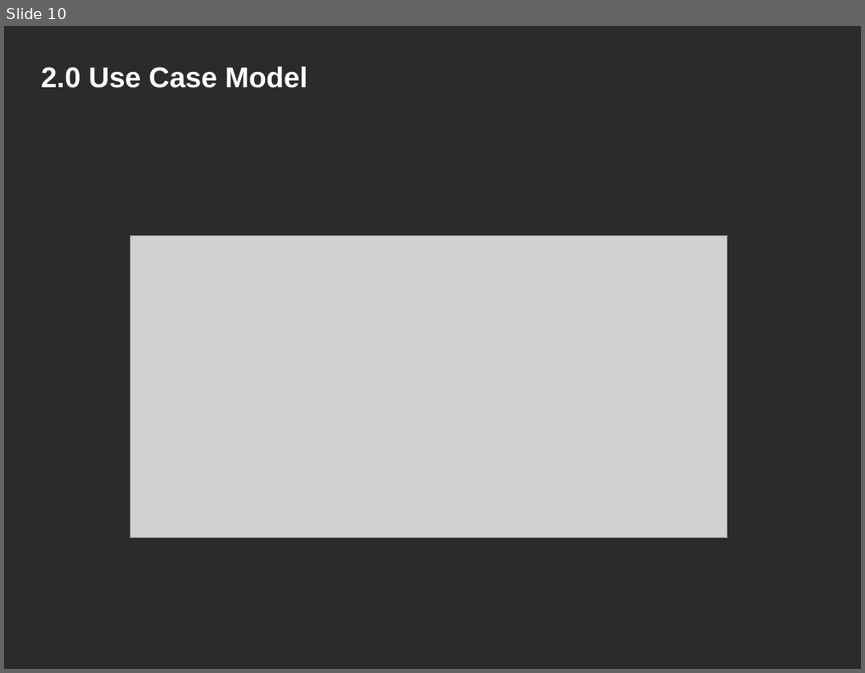
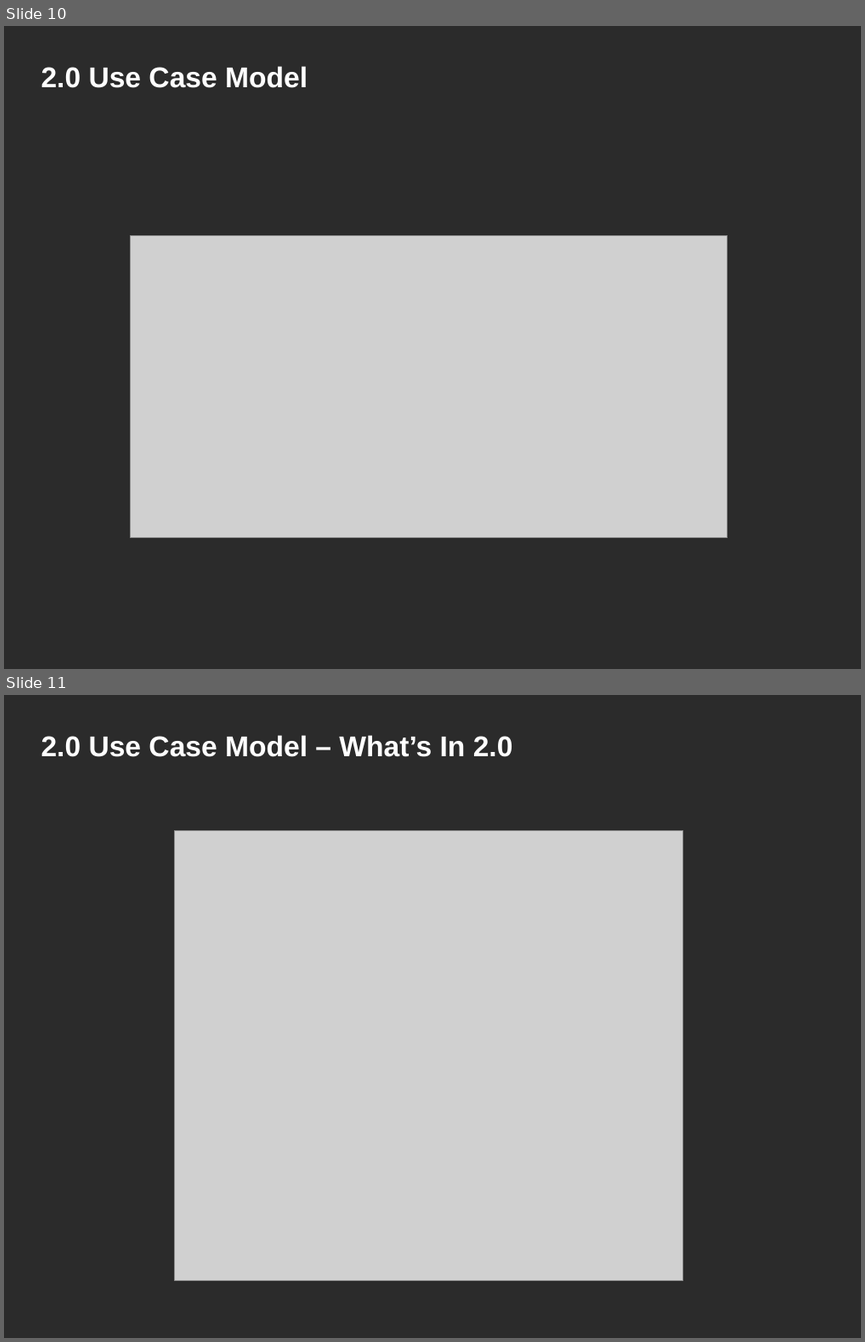
Before and after one commit to NCIP/caarray-docs, a slide deck: project_management/open_meetings/caArray User Community Meeting Sept 12.ppt. Shown one above the other, each under a label of ours: slide 10 before the commit, slides 10 and 11 after it. The pictures are 865x673 and 865x1342 pixels, drawn with LibreOffice and Linux fonts; fonts in the diff are those of the drawing; grey boxes stand for pictures; background and template pictures are left out; a plain dark background stands for a picture behind light text. Boxes give left, top, right and bottom in pixels: in the first picture for what was removed or moved away, otherwise in the second. Text is boxed around its words. In the diff, an @@ line names an element or a change of style, - is before the commit and + after.

```diff
--- a/project_management/open_meetings/caArray User Community Meeting Sept 12.ppt
+++ b/project_management/open_meetings/caArray User Community Meeting Sept 12.ppt
@@ slide 11 added at [4, 695, 861, 1338], background picture (left out) @@
@@ title added at [41, 735, 513, 757], 24 pt, text #FFFFFF, bold @@
+2.0 Use Case Model – What’s In 2.0
@@ picture added at [175, 830, 682, 1280] @@
```
Also in this commit, not shown: 6 slides changed, 2 other slides added.
